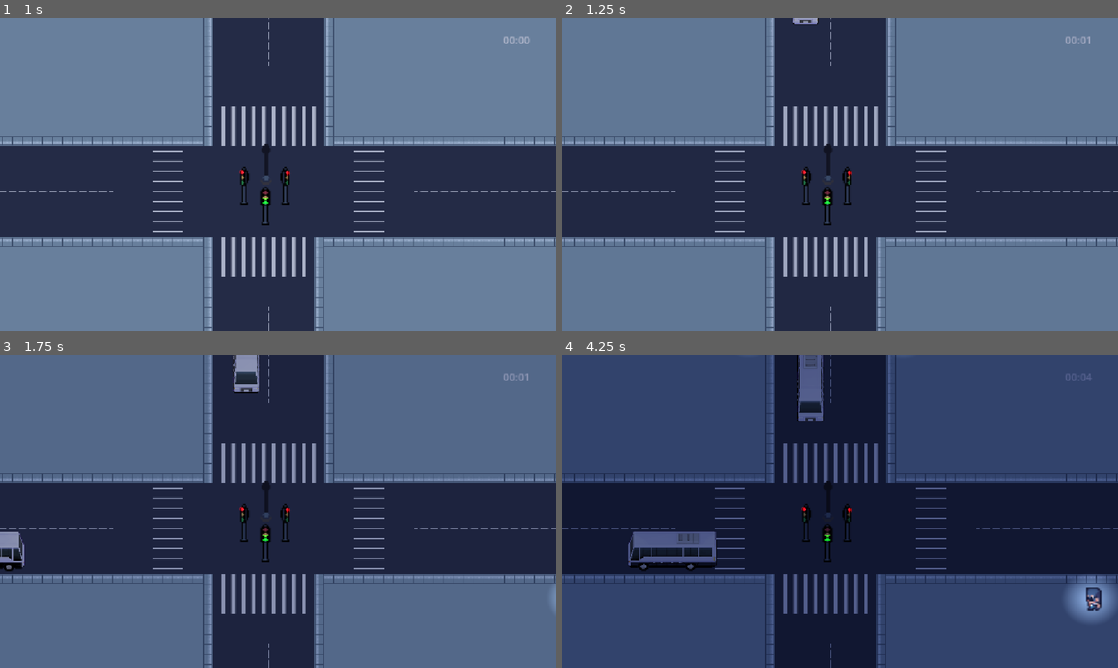
Above: before the commit, frames 1-4 (two rows, left to right).
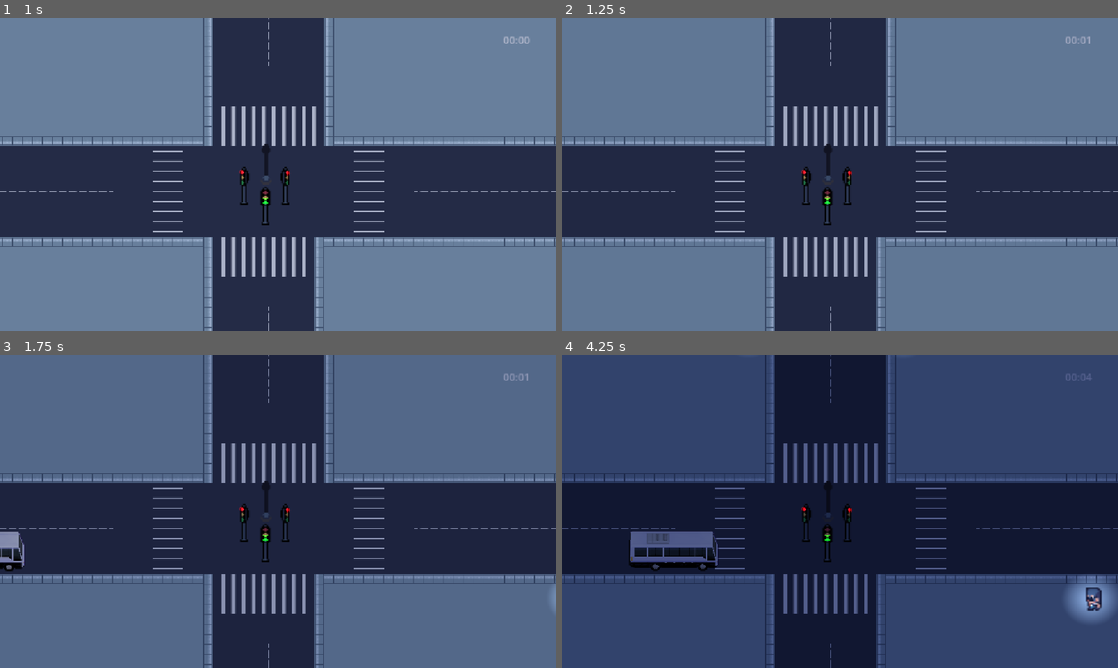
Above: after the commit, the same moments.

Repository: lafgo-fc/game-jam-repoooo
Game: Godot game, scene res://scne/test_one.tscn
Same seed, same stepped clock (60 frames per second), same inputs: the game is played once before the commit and once after it.
Inputs:
- Up to frame 1 (1 s): tap Enter (ui_accept) at 0.5, 0.77 s; hold R (traffic control right and left) from 0.53 s (still down)
- Up to frame 2 (1.25 s): keep holding R (traffic control right and left)
- Up to frame 3 (1.75 s): keep holding R (traffic control right and left); tap Enter (ui_accept) at 1.52 s
- Up to frame 4 (4.25 s): keep holding R (traffic control right and left); tap Enter (ui_accept) at 3.02, 3.77 s

Frame 1 is identical in both runs. In frame 2, less than 0.1% of the frame differs, in the area x 41-47%, y 0-3%; in frame 3, 0.4%; in frame 4, 1.4%, in the area x 11-48%, y 0-70%.

Commit message:
Merge traffic and NPC changes

Diff:
--- a/scne/car_north.tscn
+++ b/scne/car_north.tscn
@@ -19,7 +19,7 @@
 }]
 
 [sub_resource type="RectangleShape2D" id="RectangleShape2D_s7rlf"]
-size = Vector2(27, 64)
+size = Vector2(27, 74)
 
 [node name="car north" type="CharacterBody2D" unique_id=2079764677]
 script = ExtResource("1_slgbw")
@@ -28,5 +28,7 @@
 sprite_frames = SubResource("SpriteFrames_s7wsd")
 
 [node name="CollisionShape2D" type="CollisionShape2D" parent="." unique_id=1958670231]
-position = Vector2(-1.5, -15)
+position = Vector2(-1.5, -20)
 shape = SubResource("RectangleShape2D_s7rlf")
+
+[node name="wait_timer" type="Timer" parent="." unique_id=1052395803]
--- a/scne/scripts/car.gd
+++ b/scne/scripts/car.gd
@@ -1,6 +1,8 @@
+
 extends CharacterBody2D
 
-@export var speed = 100.0
+@export var speed: float = 100.0
+
 @onready var death_label = $"../../death_label"
 @onready var van = $van
 @onready var taxi = $taxi
@@ -14,119 +16,161 @@
 @onready var collision_shape = $CollisionShape2D
 @onready var collsion_range = $Area2D/collision_range
 
-
 var target: Marker2D
 var stop_point: Marker2D
 var cross_point: Marker2D
 var exit_point: Marker2D
 var fuckoff: Marker2D
-var last_direction : String
-
-var fuckedoff = false
-var has_passed = false
-var car_in_front = false
-var vehicle_opt = AnimatedSprite2D
-var vehicle_move = false
+var last_direction: String = ""
+
+var fuckedoff: bool = false
+var has_passed: bool = false
+var car_in_front: bool = false
+var vehicle_opt: AnimatedSprite2D
+var vehicle_move: bool = false
+
+var blocking_bodies: Array[Node2D] = []
+var waiting_time: float = 0.0
+var is_waiting: bool = false
 
 
 func _ready() -> void:
-	var vehicle = [van , taxi , luxury , jeep , civic , truck , bus , polic_car , ambulance]
-	var selected_vehicle = vehicle.pick_random()
-	for vehicles in vehicle:
-		vehicles.hide()
+	var vehicles = [
+		van, taxi, luxury, jeep, civic,
+		truck, bus, polic_car, ambulance
+	]
+
+	var selected_vehicle = vehicles.pick_random()
+
+	for vehicle in vehicles:
+		vehicle.hide()
+
 	selected_vehicle.show()
 	vehicle_opt = selected_vehicle
+
 	collision_shape.position = Vector2.ZERO
 	collsion_range.position = Vector2.ZERO
+
 	match selected_vehicle.name:
 		"van":
-			collision_shape.scale = Vector2(1.0 , 1.0)
-			collsion_range.scale = Vector2(1.0 , 1.3)
-		"taxi":
-			collision_shape.scale = Vector2(1.3 , 0.9)
-			collsion_range.scale = Vector2(1.3 , 1.3)
-		"luxury":
-			collision_shape.scale = Vector2(1.3 , 0.9)
-			collsion_range.scale = Vector2(1.3 , 1.3)
+			collision_shape.scale = Vector2(1.0, 1.0)
+			collsion_range.scale = Vector2(1.0, 1.3)
+		"taxi", "luxury":
+			collision_shape.scale = Vector2(1.3, 0.9)
+			collsion_range.scale = Vector2(1.3, 1.3)
 		"jeep":
-			collision_shape.scale = Vector2(0.8 , 0.9)
-			collsion_range.scale = Vector2(1.0 , 1.3)
+			collision_shape.scale = Vector2(0.8, 0.9)
+			collsion_range.scale = Vector2(1.0, 1.3)
 		"civic":
-			collision_shape.scale = Vector2(0.8 , 0.8)
-			collsion_range.scale = Vector2(1.0 , 1.3)
+			collision_shape.scale = Vector2(0.8, 0.8)
+			collsion_range.scale = Vector2(1.0, 1.3)
 		"truck":
-			collision_shape.scale = Vector2(1.7 , 1.5)
-			collsion_range.scale = Vector2(1.9 , 1.7)
-			collsion_range.position = Vector2(0.0 , -10.0)
+			collision_shape.scale = Vector2(1.7, 1.5)
+			collsion_range.scale = Vector2(1.9, 1.7)
+			collsion_range.position = Vector2(0.0, -10.0)
 		"bus":
-			collision_shape.scale = Vector2(2.1 , 1.5)
-			collision_shape.position = Vector2(5.0 , -10.0)
-			collsion_range.scale = Vector2(2.3 , 1.9)
-			collsion_range.position = Vector2(2.0 , -10.0)
-		"polic_car":
-			collision_shape.scale = Vector2(1.2 , 1.0)
-			collsion_range.scale = Vector2(1.4 , 1.4)
+			collision_shape.scale = Vector2(2.1, 1.5)
+			collision_shape.position = Vector2(5.0, -10.0)
+			collsion_range.scale = Vector2(2.3, 1.9)
+			collsion_range.position = Vector2(2.0, -10.0)
+		"polic car":
+			collision_shape.scale = Vector2(1.2, 1.0)
+			collsion_range.scale = Vector2(1.4, 1.4)
 		"ambulance":
-			collision_shape.scale = Vector2(1.6 , 1.3)
-			collision_shape.position = Vector2(0.0 , -7.0)
-			collsion_range.scale = Vector2(1.7 , 1.6)
-			collsion_range.position = Vector2(0.0 , -7.0)
-
-
-func _process(delta: float) -> void:
+			collision_shape.scale = Vector2(1.6, 1.3)
+			collision_shape.position = Vector2(0.0, -7.0)
+			collsion_range.scale = Vector2(1.7, 1.6)
+			collsion_range.position = Vector2(0.0, -7.0)
+
+
+func _process(_delta: float) -> void:
 	GameData.car_pos = global_position
 
 	if fuckedoff:
 		queue_free()
 		return
 
-	# If the car already crossed the intersection,
-	# keep moving toward the exit.
+	if not has_passed:
+		if GameData.traffic_right_left:
+			target = cross_point
+		else:
+			target = stop_point
+
+	if cross_point != null and not has_passed:
+		if global_position.distance_to(cross_point.global_position) < 10.0:
+			has_passed = true
+
 	if has_passed:
 		target = exit_point
 
+	if fuckoff != null:
+		if global_position.distance_to(fuckoff.global_position) < 25.0:
+			GameData.car_passed += 1
+			GameData.total_waiting_time += waiting_time
+			GameData.total_cars += 1
+			GameData.average_waiting_time = (
+				GameData.total_waiting_time / GameData.total_cars
+			)
+			queue_free()
+
+
+func update_waiting_time(delta: float, waiting: bool) -> void:
+	if waiting:
+		waiting_time += delta
+		is_waiting = true
 	else:
-		# Decide movement according to traffic light
-		if GameData.traffic_right_left:
-			target = exit_point
-
-		elif GameData.traffic_front_down:
-			target = stop_point
-			vehicle_move = false
-
-		else:
-			target = stop_point
-			vehicle_move = false
-
-	# Check whether car crossed the intersection
-	if cross_point != null:
-		if global_position.distance_to(cross_point.global_position) < 10:
-			has_passed = true
-
-	# Delete car after it leaves the road
-	if fuckoff != null:
-		if global_position.distance_to(fuckoff.global_position) < 10:
-			queue_free()
+		is_waiting = false
 
 
 func _physics_process(delta: float) -> void:
-
-	if target == null:
-		return
-	var direction = global_position.direction_to(target.global_position)
-	if car_in_front:
+	for i in range(blocking_bodies.size() - 1, -1, -1):
+		if not is_instance_valid(blocking_bodies[i]):
+			blocking_bodies.remove_at(i)
+
+	var waiting_for_car = not blocking_bodies.is_empty()
+
+	var waiting_for_light = (
+		not has_passed
+		and target == stop_point
+		and stop_point != null
+		and global_position.distance_to(stop_point.global_position) < 5.0
+	)
+
+	update_waiting_time(delta, waiting_for_car or waiting_for_light)
+
+	if waiting_for_car or waiting_for_light or car_in_front:
 		velocity = Vector2.ZERO
 		vehicle_move = false
-
+		if vehicle_opt != null:
+			vehicle_opt.pause()
+		move_and_slide()
+		return
+
+	if target == null:
+		velocity = Vector2.ZERO
+		vehicle_move = false
+		move_and_slide()
+		return
+
+	var direction: Vector2 = global_position.direction_to(target.global_position)
+	var distance: float = global_position.distance_to(target.global_position)
+
+	if distance < 5.0:
+		velocity = Vector2.ZERO
+		vehicle_move = false
 	else:
 		velocity = direction * speed
 		vehicle_move = true
+
 	process_animation(direction)
-
-
 	move_and_slide()
+
+
 func process_animation(direction: Vector2) -> void:
-	if vehicle_move == false:
+	if vehicle_opt == null:
+		return
+
+	if not vehicle_move:
 		vehicle_opt.pause()
 		return
 
@@ -134,25 +178,42 @@
 		if direction.x > 0:
 			vehicle_opt.play("right")
 			last_direction = "right"
-		elif direction.x < 0:
+		else:
 			vehicle_opt.play("left")
 			last_direction = "left"
-	elif abs(direction.x) < abs(direction.y):
+	elif abs(direction.y) >= abs(direction.x):
 		if direction.y > 0:
 			vehicle_opt.play("down")
 			last_direction = "down"
-		elif direction.y < 0:
+		else:
 			vehicle_opt.play("top")
 			last_direction = "top"
 
+
 func _on_area_2d_body_entered(body: Node2D) -> void:
+	if body != self and not blocking_bodies.has(body):
+		blocking_bodies.append(body)
+
 	if body.is_in_group("npc") and velocity.length() > 0:
 		GameData.npc_collided = true
-		GameData.collided_npc_id = body.npc_id
+
+		if "npc_id" in body:
+			GameData.collided_npc_id = body.npc_id
+
+		for child in body.get_children():
+			if child.has_method("show_death_label"):
+				child.show_death_label()
+				break
 
 
 func _on_area_2d_body_exited(body: Node2D) -> void:
-	if body != self:
-		car_in_front = false
+	blocking_bodies.erase(body)
+
 	if body.is_in_group("npc"):
 		GameData.npc_collided = false
+		GameData.collided_npc_id = -1
+
+		for child in body.get_children():
+			if child.has_method("hide_death_label"):
+				child.hide_death_label()
+				break
--- a/scne/scripts/character_body_2d.gd
+++ b/scne/scripts/character_body_2d.gd
@@ -1,7 +1,7 @@
 
 extends CharacterBody2D
 
-@export var speed = 100.0
+@export var speed: float = 100.0
 
 enum RoadDirection { FRONT, RIGHT }
 @export var road_direction: RoadDirection = RoadDirection.FRONT
@@ -12,9 +12,13 @@
 var exit_point: Marker2D
 var fuckoff: Marker2D
 
-var fuckedoff = false
-var has_passed = false
-var car_in_front = false
+var fuckedoff: bool = false
+var has_passed: bool = false
+
+var blocking_bodies: Array[Node2D] = []
+
+var waiting_time: float = 0.0
+var is_waiting: bool = false
 
 
 func _process(_delta: float) -> void:
@@ -24,40 +28,72 @@
 		queue_free()
 		return
 
-	# Check whether the car has reached the crossing point.
 	if not has_passed and cross_point != null:
 		if global_position.distance_to(cross_point.global_position) < 10.0:
 			has_passed = true
 
-	# Once the car has crossed, ignore traffic lights.
 	if has_passed:
 		target = exit_point
+		return
+
+	var green: bool
+
+	if road_direction == RoadDirection.RIGHT:
+		green = GameData.traffic_right_left
 	else:
-		# Check the light for this car's direction.
-		if road_direction == RoadDirection.RIGHT:
-			if GameData.traffic_right_left:
-				target = exit_point
-			else:
-				target = stop_point
-		else:
-			if GameData.traffic_front_down:
-				target = exit_point
-			else:
-				target = stop_point
+		green = GameData.traffic_front_down
 
-	# Remove the car when it reaches the end of the road.
-	if fuckoff != null:
-		if global_position.distance_to(fuckoff.global_position) < 10.0:
-			queue_free()
+	if green:
+		target = cross_point
+	else:
+		target = stop_point
+
+
+func update_waiting_time(delta: float, waiting: bool) -> void:
+	if waiting:
+		waiting_time += delta
+		is_waiting = true
+	else:
+		is_waiting = false
 
 
 func _physics_process(_delta: float) -> void:
+	for i in range(blocking_bodies.size() - 1, -1, -1):
+		if not is_instance_valid(blocking_bodies[i]):
+			blocking_bodies.remove_at(i)
+
+	var waiting_for_car = not blocking_bodies.is_empty()
+
+	var waiting_for_light = (
+		not has_passed
+		and target == stop_point
+		and stop_point != null
+		and global_position.distance_to(stop_point.global_position) < 5.0
+	)
+
+	update_waiting_time(
+		_delta,
+		waiting_for_car or waiting_for_light
+	)
+
+	if waiting_for_car:
+		velocity = Vector2.ZERO
+		move_and_slide()
+		return
+
 	if target == null:
 		velocity = Vector2.ZERO
 		move_and_slide()
 		return
 
-	if car_in_front:
+	if waiting_for_light:
+		velocity = Vector2.ZERO
+		move_and_slide()
+		return
+
+	var distance = global_position.distance_to(target.global_position)
+
+	if distance < 5.0:
 		velocity = Vector2.ZERO
 	else:
 		var direction = global_position.direction_to(target.global_position)
@@ -65,12 +101,24 @@
 
 	move_and_slide()
 
+	if fuckoff != null:
+		if global_position.distance_to(fuckoff.global_position) < 25.0:
+			GameData.car_passed += 1
+
+			GameData.total_waiting_time += waiting_time
+			GameData.total_cars += 1
+			GameData.average_waiting_time = (
+				GameData.total_waiting_time / GameData.total_cars
+			)
+
+			queue_free()
+			return
+
 
 func _on_area_2d_body_entered(body: Node2D) -> void:
-	if body != self:
-		car_in_front = true
+	if body != self and not blocking_bodies.has(body):
+		blocking_bodies.append(body)
 
 
 func _on_area_2d_body_exited(body: Node2D) -> void:
-	if body != self:
-		car_in_front = false
+	blocking_bodies.erase(body)
--- a/scne/scripts/game_data.gd
+++ b/scne/scripts/game_data.gd
@@ -1,24 +1,31 @@
+
 extends Node
-var daycycle : String
-var traffic_right_left = false
-var traffic_front_down = false
-var car_pos : Vector2
-var light : String = "red in front"
-var reputation : int = 0
-var npc_collided:bool = false
-var collided_npc_id : int = -1
 
+var daycycle: String
+var traffic_right_left: bool = false
+var traffic_front_down: bool = false
+var car_pos: Vector2
+var light: String = "red in front"
+var reputation: int = 0
+var npc_collided: bool = false
 
-# Called when the node enters the scene tree for the first time.
+# NPC collision tracking
+var collided_npc_id: int = -1
+var next_npc_id: int = 1
+
+# Car and waiting-time statistics
+var car_passed: int = 0
+var total_waiting_time: float = 0.0
+var total_cars: int = 0
+var average_waiting_time: float = 0.0
+
 func _ready() -> void:
-	pass # Replace with function body.
+	pass
 
+func _process(delta: float) -> void:
+	print(car_passed)
 
-# Called every frame. 'delta' is the elapsed time since the previous frame.
-func _process(delta: float) -> void:
-	pass
-var next_npc_id : int = 1
 func get_next_npc_id() -> int:
-	var id  = next_npc_id
+	var id: int = next_npc_id
 	next_npc_id += 1
 	return id
--- a/scne/test_one.tscn
+++ b/scne/test_one.tscn
@@ -1222,7 +1222,7 @@
 [node name="north" type="Node" parent="car spawner" unique_id=549702950]
 
 [node name="target 3" type="Marker2D" parent="car spawner/north" unique_id=1571477143]
-position = Vector2(-115, 406)
+position = Vector2(-146, 358)
 
 [node name="Marker2D2" type="Marker2D" parent="car spawner/north" unique_id=1296893127]
 position = Vector2(-104, -184)
@@ -1235,7 +1235,7 @@
 fuckoff = NodePath("../fuckoffpoint2")
 
 [node name="fuckoffpoint2" type="Marker2D" parent="car spawner/north" unique_id=1201667808]
-position = Vector2(-125, 264)
+position = Vector2(-126, 322)
 
 [node name="CrossPoint2" type="Marker2D" parent="car spawner/north" unique_id=1993360179]
 position = Vector2(-102, -172)
